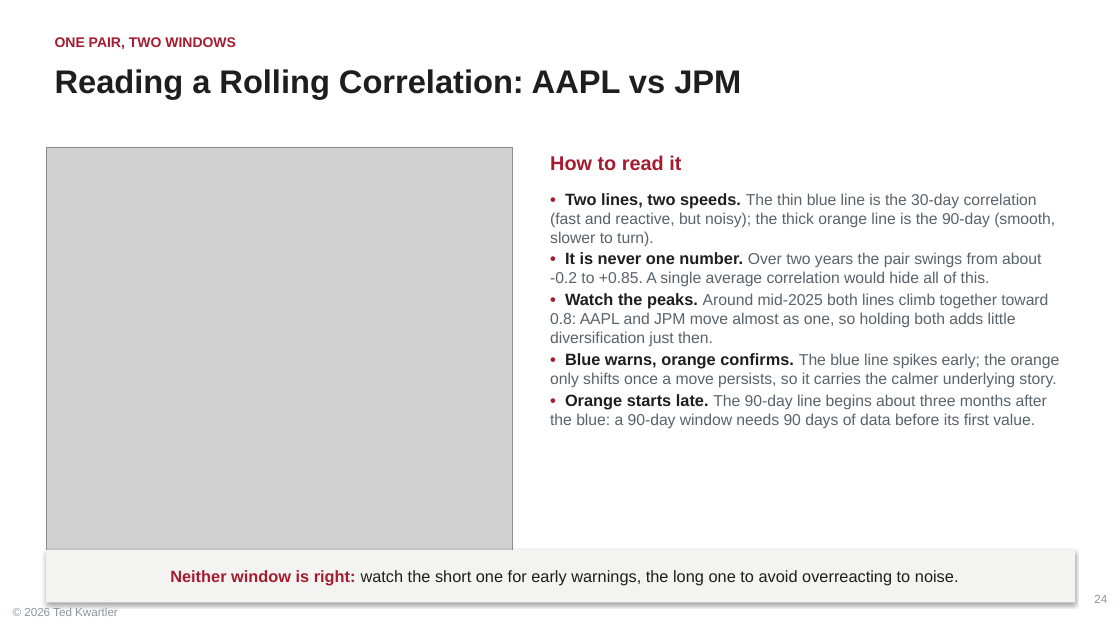
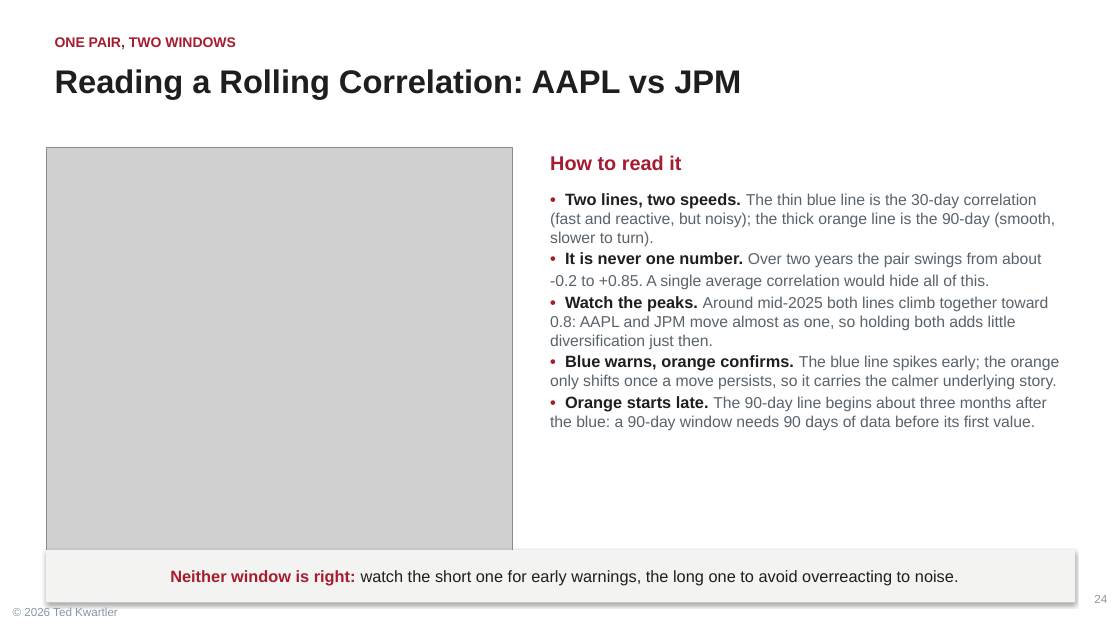
Before and after one commit to kwartler/vienna-genai-finance-course, a slide deck: slide 24 of lessons/day2-datascience/A_Day2_DataScience_GenAI_Harvard.pptx. Drawn at 1120x630 pixels with LibreOffice and Linux fonts; fonts in the diff are those of the drawing; grey boxes stand for pictures. Boxes give left, top, right and bottom in pixels: in the first picture for what was removed or moved away, otherwise in the second. Text is boxed around its words. In the diff, an @@ line names an element or a change of style, - is before the commit and + after.

Commit message:
fix typo

```diff
--- a/lessons/day2-datascience/A_Day2_DataScience_GenAI_Harvard.pptx
+++ b/lessons/day2-datascience/A_Day2_DataScience_GenAI_Harvard.pptx
@@ text at (550, 252, 1041, 290): text changed @@
-• It is never one number. Over two years the pair swings from about -0.2 to +0.85. A single average correlation would hide all of this.
+• It is never one number. Over two years the pair swings from about
+-0.2 to +0.85. A single average correlation would hide all of this.
```
Also in this commit, not shown: 1 slide added, 1 slide removed.
